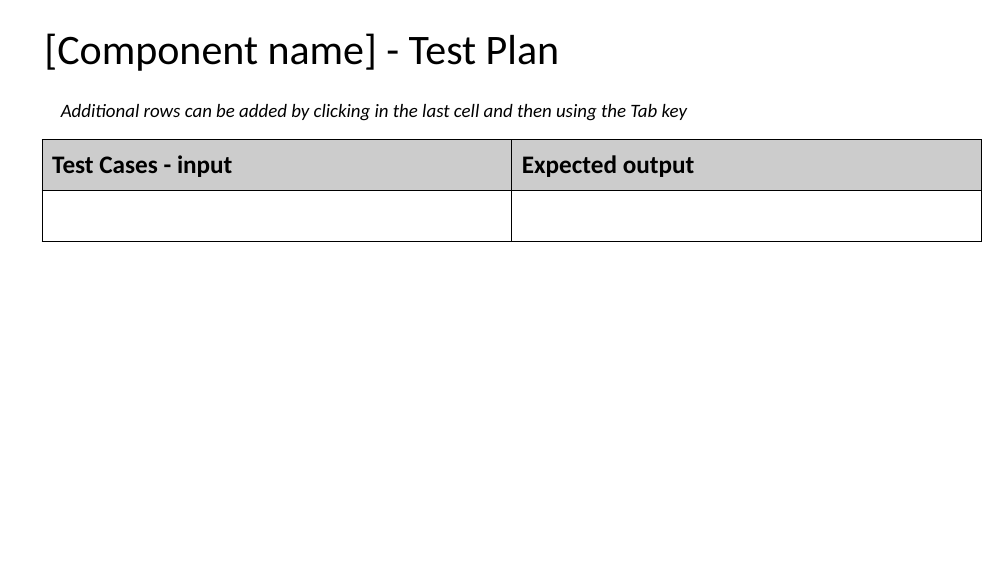
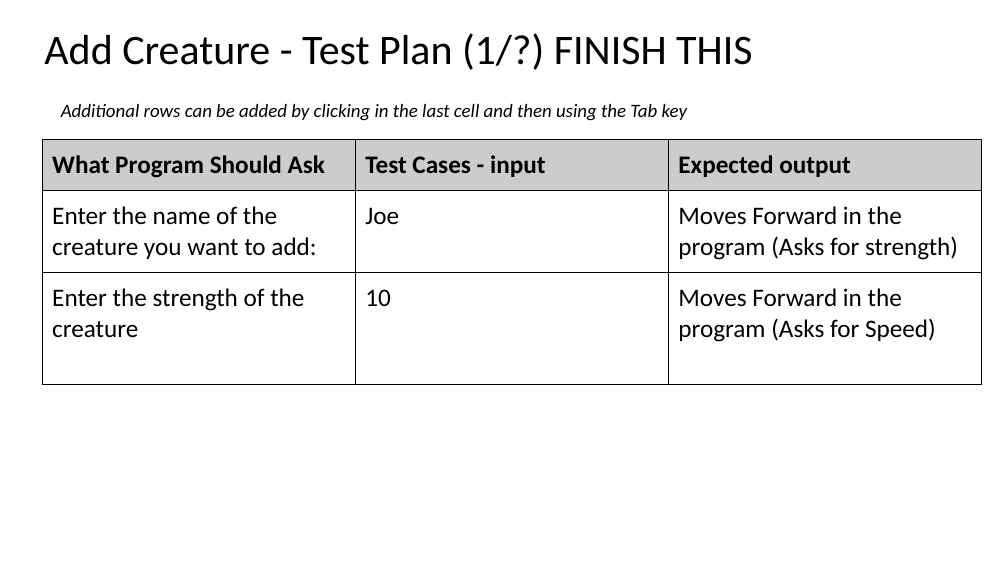
Before and after one commit to Jaxku/Assessment---Monster-Cards, a slide deck: slide 7 of 2.7 and 2.8 Documentation Template.pptx. Drawn at 1008x567 pixels with LibreOffice and Linux fonts; fonts in the diff are those of the drawing. Boxes give left, top, right and bottom in pixels: in the first picture for what was removed or moved away, otherwise in the second. Text is boxed around its words. In the diff, an @@ line names an element or a change of style, - is before the commit and + after.

```diff
--- a/2.7 and 2.8 Documentation Template.pptx
+++ b/2.7 and 2.8 Documentation Template.pptx
@@ title at [44,33,752,70]: text changed @@
-[Component name] - Test Plan
+Add Creature - Test Plan (1/?) FINISH THIS
@@ table at [42,140,982,382] @@
-Test Cases - input | Expected output
- | 
+What Program Should Ask | Test Cases - input | Expected output
+Enter the name of the creature you want to add: | Joe | Moves Forward in the program (Asks for strength)
+Enter the strength of the creature | 10 | Moves Forward in the program (Asks for Speed)
```
Also in this commit, not shown: 2 other slides changed, 2 other files.
